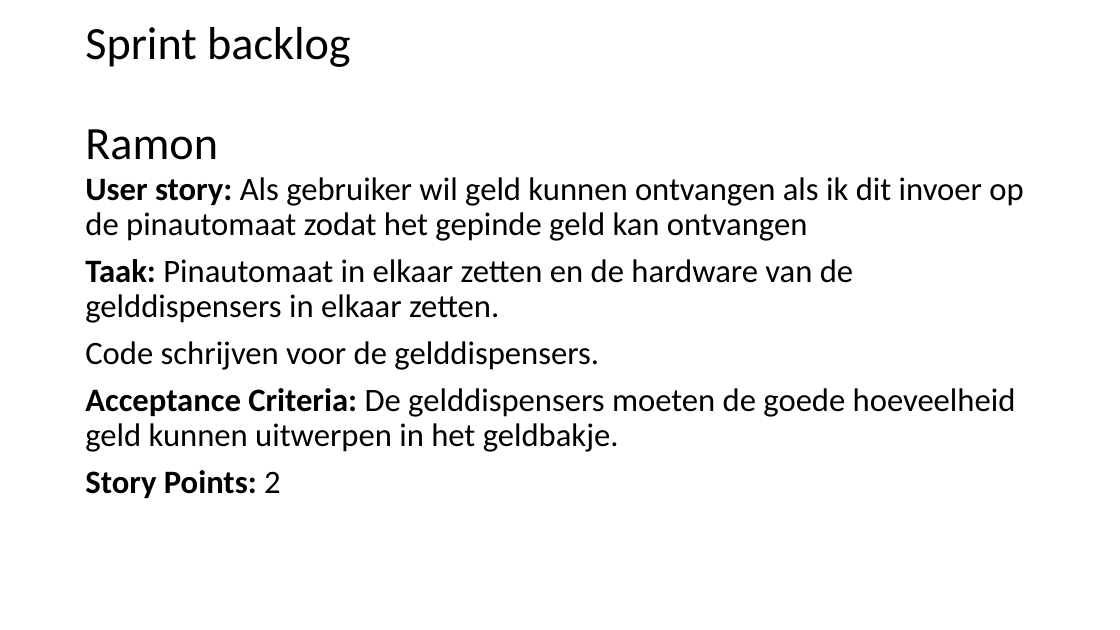
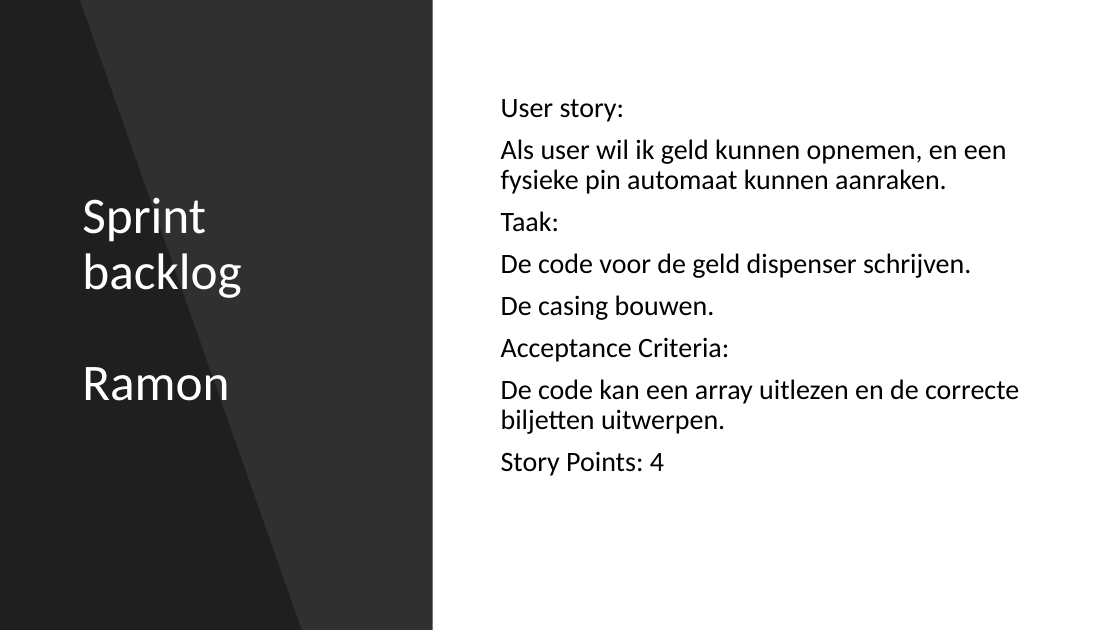
Before and after one commit to Sinjablo/Git-TINPRJ03-34, a slide deck: slide 9 of Presentaties/PresentatieSprint5.pptx. Drawn at 1120x630 pixels with LibreOffice and Linux fonts; fonts in the diff are those of the drawing. Boxes give left, top, right and bottom in pixels: in the first picture for what was removed or moved away, otherwise in the second. Text is boxed around its words. In the diff, an @@ line names an element or a change of style, - is before the commit and + after.

```diff
--- a/Presentaties/PresentatieSprint5.pptx
+++ b/Presentaties/PresentatieSprint5.pptx
@@ rectangle added at [0,0,433,630], fill #000000 at 81% opacity @@
@@ freeform shape added at [0,0,302,630], fill #000000 at 35% opacity @@
@@ title "Sprint backlog Ramon": place and size @@
-title "Sprint backlog Ramon" at [85,27,350,160]
+title "Sprint backlog Ramon" at [82,197,241,401]
@@ title "Sprint backlog Ramon" at [82,197,241,401]: size 39.6 to 44 pt, text colour #000000 to #FFFFFF @@
@@ text "User story:" at [501,99,1019,476]: vertical alignment top to middle @@
@@ text at [501,99,1019,476]: text changed; size 28 to 24 pt @@
-User story: Als gebruiker wil geld kunnen ontvangen als ik dit invoer op de pinautomaat zodat het gepinde geld kan ontvangen
-Taak: Pinautomaat in elkaar zetten en de hardware van de gelddispensers in elkaar zetten.
-Code schrijven voor de gelddispensers.
-Acceptance Criteria: De gelddispensers moeten de goede hoeveelheid geld kunnen uitwerpen in het geldbakje.
-Story Points: 2
+User story:
+Als user wil ik geld kunnen opnemen, en een fysieke pin automaat kunnen aanraken.
+Taak:
+De code voor de geld dispenser schrijven.
+De casing bouwen.
+Acceptance Criteria:
+De code kan een array uitlezen en de correcte biljetten uitwerpen.
+Story Points: 4
```
Also in this commit, not shown: 4 other slides changed.
